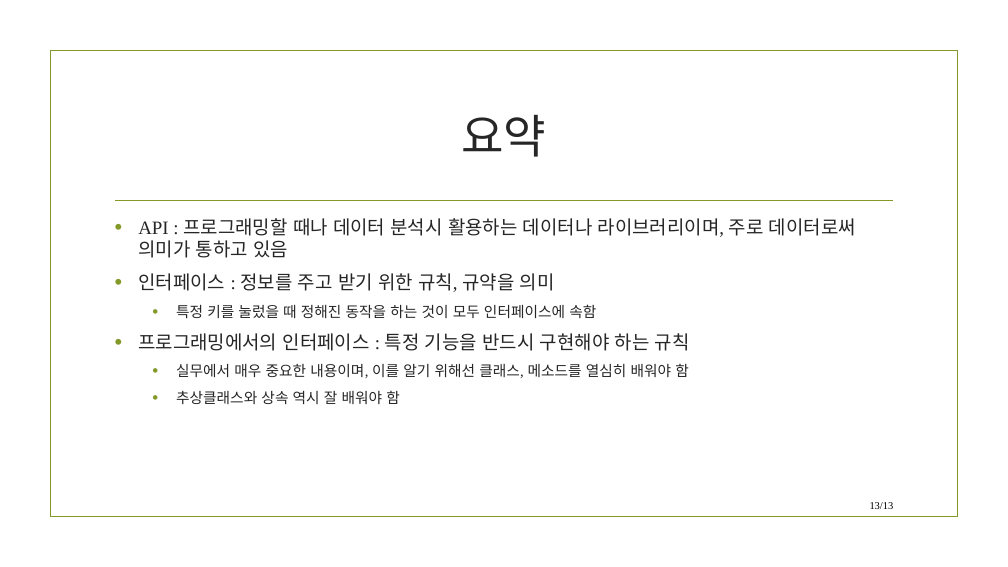
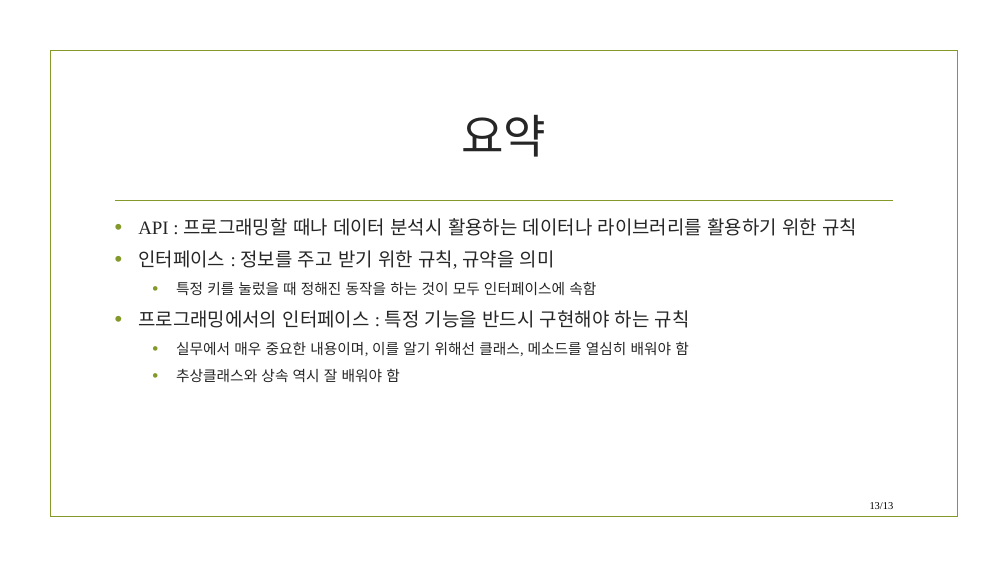
Before and after one commit to DongJoonLeeDJ/20230206_AI_9, a slide deck: slide 14 of 응용애플리케이션구축/API란 무엇인가.pptx. Drawn at 1008x567 pixels with LibreOffice and Linux fonts; fonts in the diff are those of the drawing; background and template pictures are left out. Boxes give left, top, right and bottom in pixels: in the first picture for what was removed or moved away, otherwise in the second. Text is boxed around its words. In the diff, an @@ line names an element or a change of style, - is before the commit and + after.

```diff
--- a/응용애플리케이션구축/API란 무엇인가.pptx
+++ b/응용애플리케이션구축/API란 무엇인가.pptx
@@ text at (x1=138, y1=218, x2=857, y2=236): text changed @@
-• API : 프로그래밍할 때나 데이터 분석시 활용하는 데이터나 라이브러리이며, 주로 데이터로써 의미가 통하고 있음
+• API : 프로그래밍할 때나 데이터 분석시 활용하는 데이터나 라이브러리를 활용하기 위한 규칙
```
Also in this commit, not shown: 4 other slides changed.
